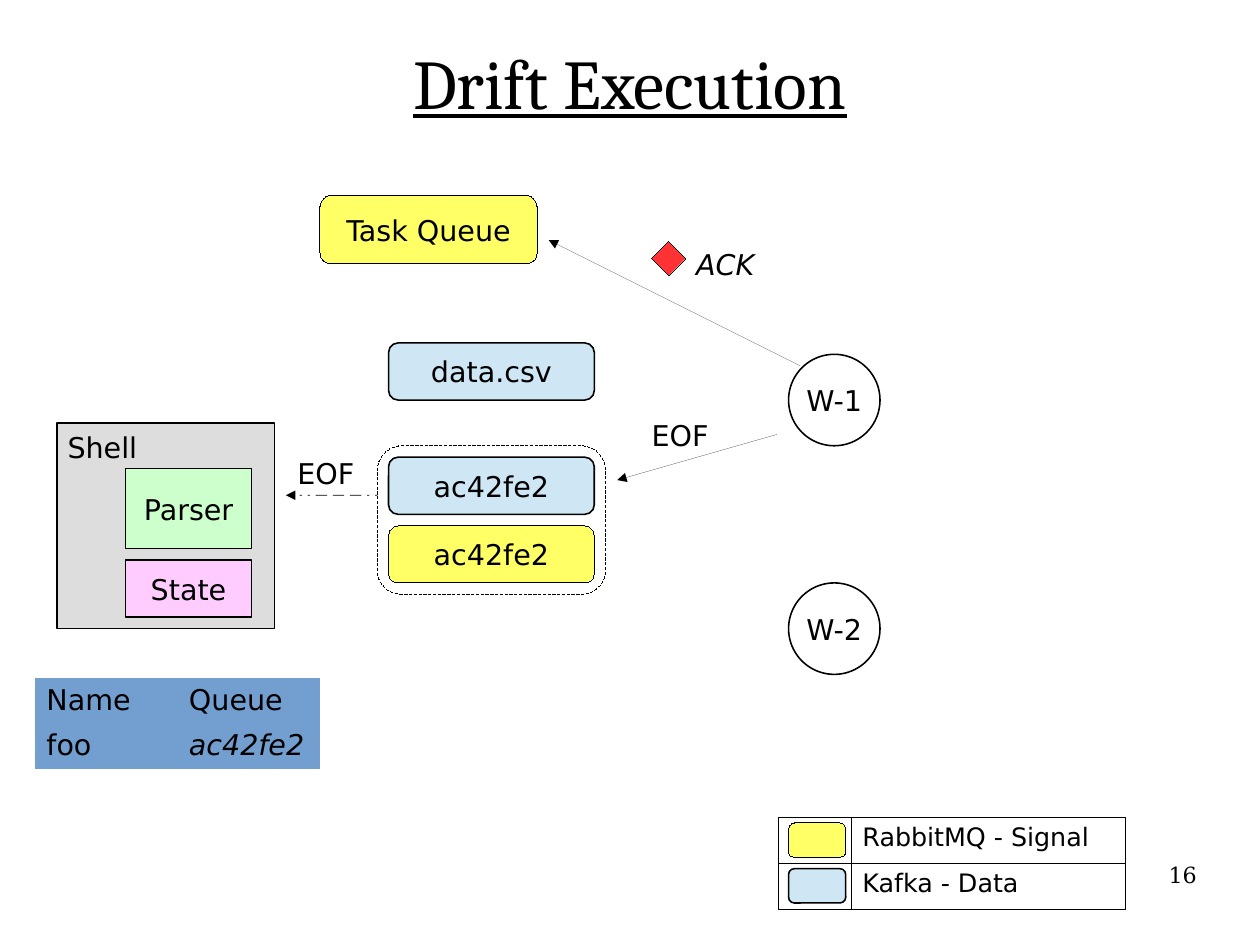
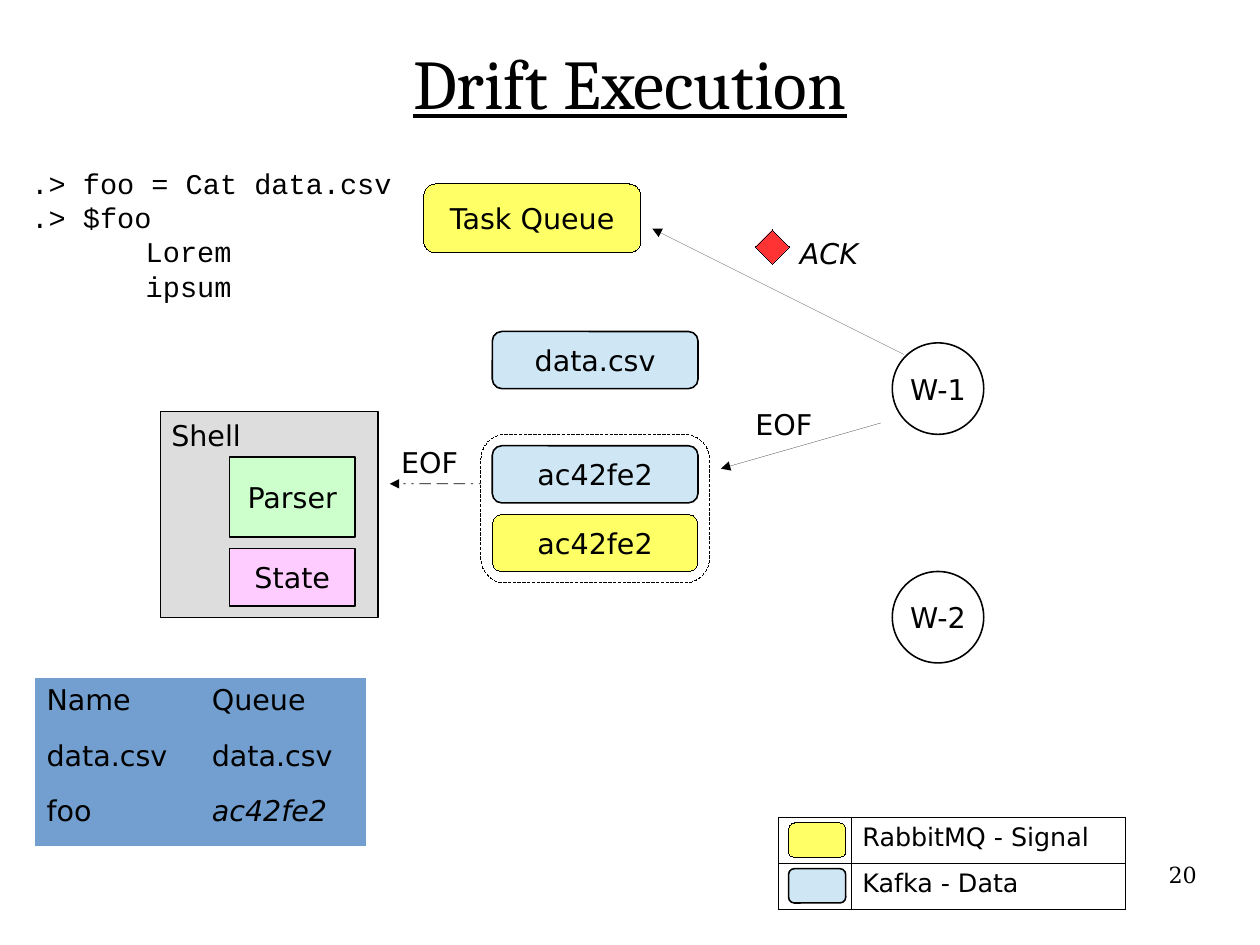
Before and after one commit to flange/drift-dev, a slide deck: slide 20 of presentation/hottopix/ht2.odp (slide 16 before the commit). Drawn at 1260x945 pixels with LibreOffice and Linux fonts; fonts in the diff are those of the drawing. Boxes give left, top, right and bottom in pixels: in the first picture for what was removed or moved away, otherwise in the second. Text is boxed around its words. In the diff, an @@ line names an element or a change of style, - is before the commit and + after.

```diff
--- a/presentation/hottopix/ht2.odp
+++ b/presentation/hottopix/ht2.odp
@@ text added at (83,173,391,303), 18 pt, text #000000 @@
+.> foo = Cat data.csv
+.> $foo
+Lorem
+ipsum
@@ 5 rounded rectangles, 4 texts, 3 rectangles, 3 arrows, 2 ellipses, 1 diamond: place and size @@
-5 rounded rectangles, 4 texts, 3 rectangles, 3 arrows, 2 ellipses, 1 diamond at (57,196,880,675)
+5 rounded rectangles, 4 texts, 3 rectangles, 3 arrows, 2 ellipses, 1 diamond at (161,184,984,663)
@@ table at (35,678,367,846) @@
+row 2: data.csv | data.csv
@@ table: place and size @@
-table at (35,678,321,768)
+table at (35,678,367,846)
@@ page number at (1169,866,1197,884): text changed @@
-16
+20
```
Also in this commit, not shown: 26 other slides changed, 6 slides added, 1 other file.
